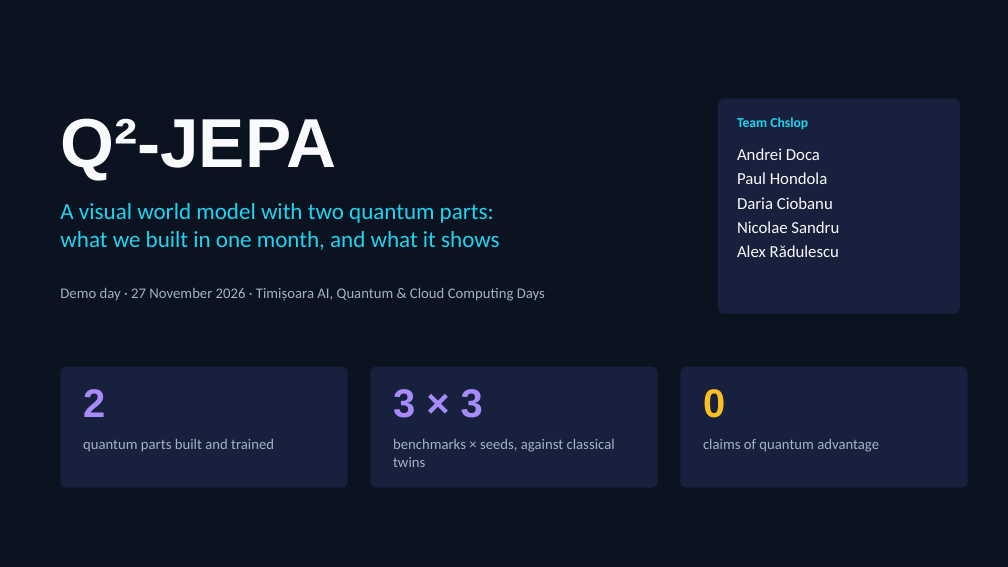
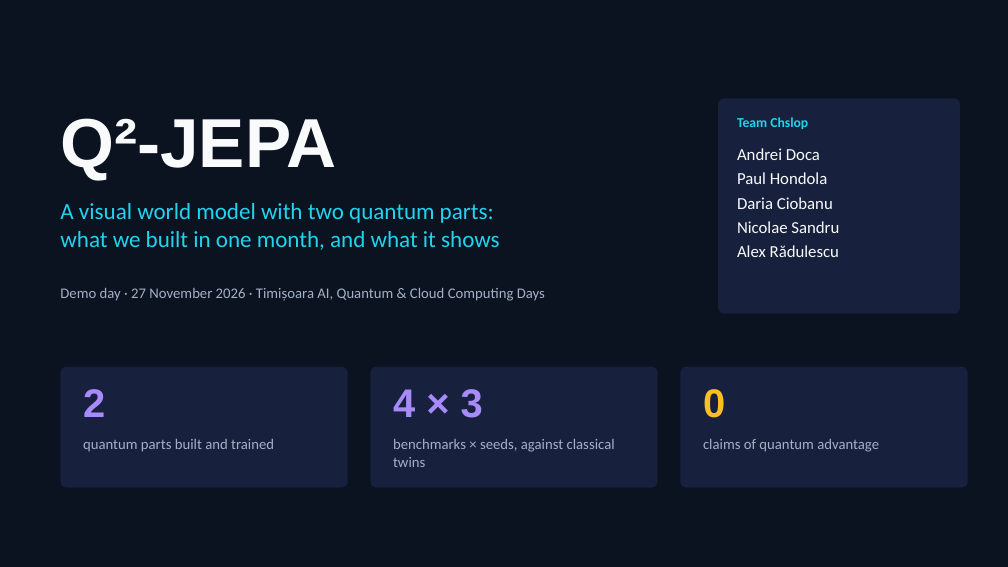
Before and after one commit to Brigada-Inginerilor-Amarati/Q2-JEPA, a slide deck: slide 1 of presentation/Q2-JEPA-demo-day.pptx. Drawn at 1008x567 pixels with LibreOffice and Linux fonts; fonts in the diff are those of the drawing. Boxes give left, top, right and bottom in pixels: in the first picture for what was removed or moved away, otherwise in the second. Text is boxed around its words. In the diff, an @@ line names an element or a change of style, - is before the commit and + after.

```diff
--- a/presentation/Q2-JEPA-demo-day.pptx
+++ b/presentation/Q2-JEPA-demo-day.pptx
@@ text at (393, 389, 483, 418): text changed @@
-3 × 3
+4 × 3
```
Also in this commit, not shown: 3 other slides changed, 1 slide added.
